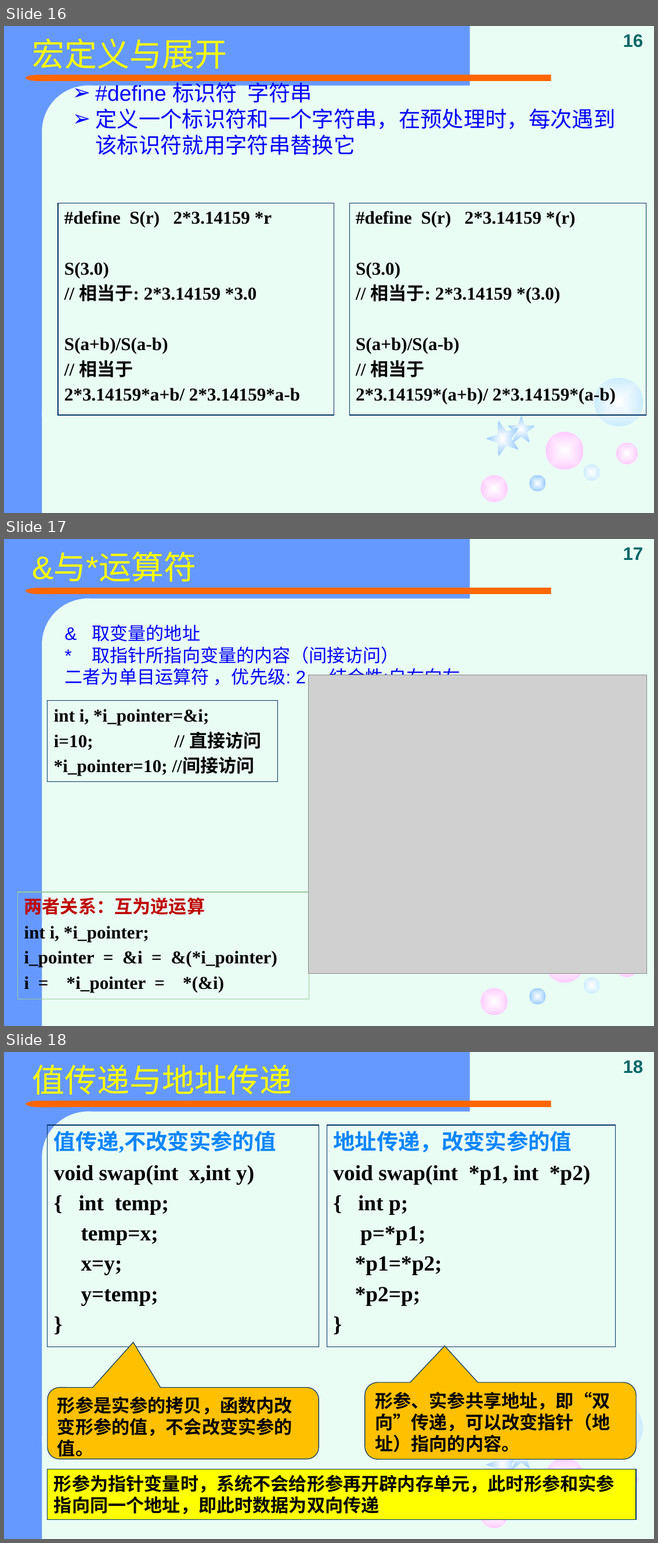
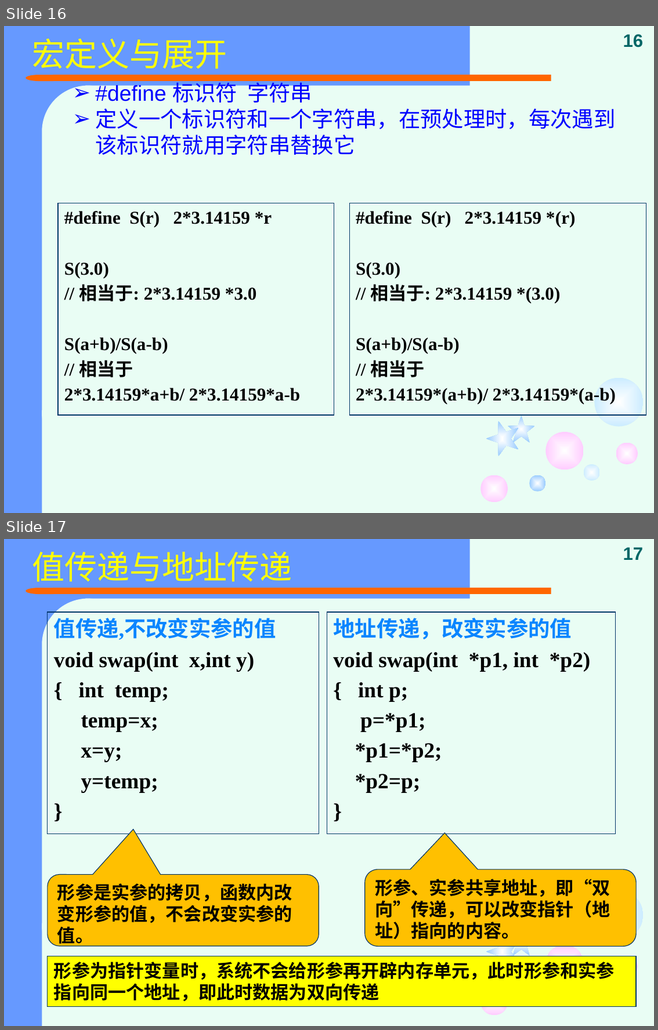
Before and after one commit to jtrfid/C-Repositories, a slide deck: 2015备课/课件/复习.pptx. Shown one above the other, each under a label of ours: slides 16, 17 and 18 before the commit, slides 16 and 17 after it. The pictures are 658x1543 and 658x1030 pixels, drawn with LibreOffice and Linux fonts; fonts in the diff are those of the drawing; grey boxes stand for pictures. Boxes give left, top, right and bottom in pixels: in the first picture for what was removed or moved away, otherwise in the second. Text is boxed around its words. In the diff, an @@ line names an element or a change of style, - is before the commit and + after.

```diff
--- a/2015备课/课件/复习.pptx
+++ b/2015备课/课件/复习.pptx
@@ slide 17 removed at [4,539,654,1026], background #E9FDF4; not listed: 11 template elements that a slide beside it also shows @@
@@ title removed at [32,553,197,582] @@
-&与*运算符
@@ page number removed at [623,547,643,560] @@
-17
@@ text removed at [65,624,460,685] @@
-& 取变量的地址
-* 取指针所指向变量的内容（间接访问）
-二者为单目运算符 ，优先级: 2 ，结合性:自右向左
@@ picture removed at [308,675,647,974] @@
@@ rectangle removed at [48,701,278,782] @@
-int i, *i_pointer=&i;
-i=10; // 直接访问
-*i_pointer=10; //间接访问
@@ rectangle removed at [18,892,308,1000] @@
-两者关系：互为逆运算
-int i, *i_pointer;
-i_pointer = &i = &(*i_pointer)
-i = *i_pointer = *(&i)
@@ what was slide 18 is now slide 17 @@
@@ page number at [623,547,643,560]: text changed @@
-18
+17
```
Also in this commit, not shown: 11 slides changed, 7 other slides removed.
